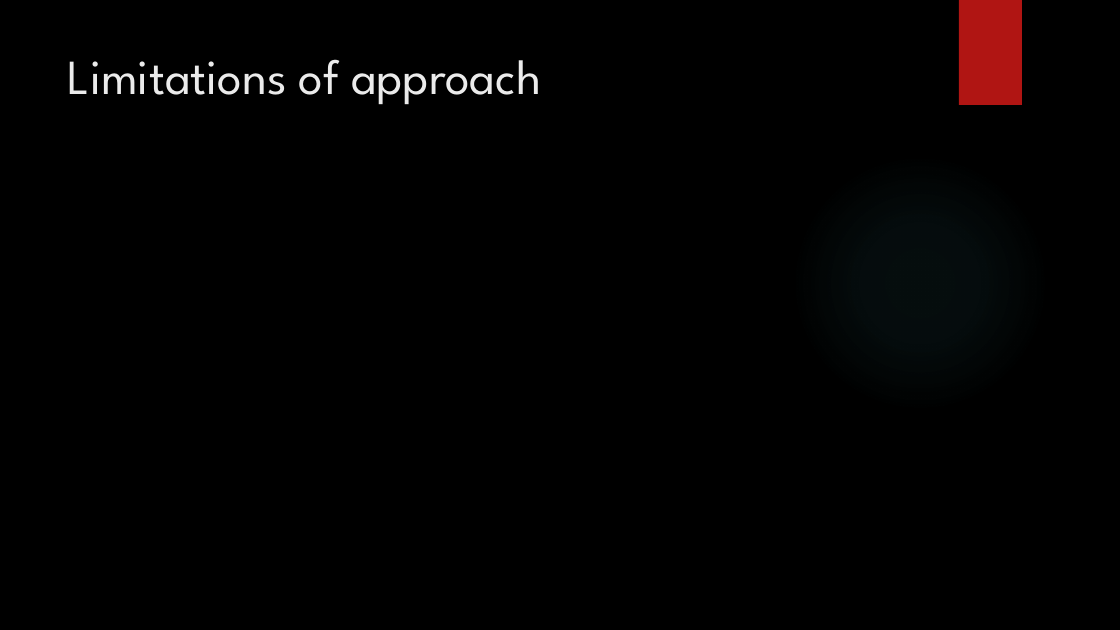
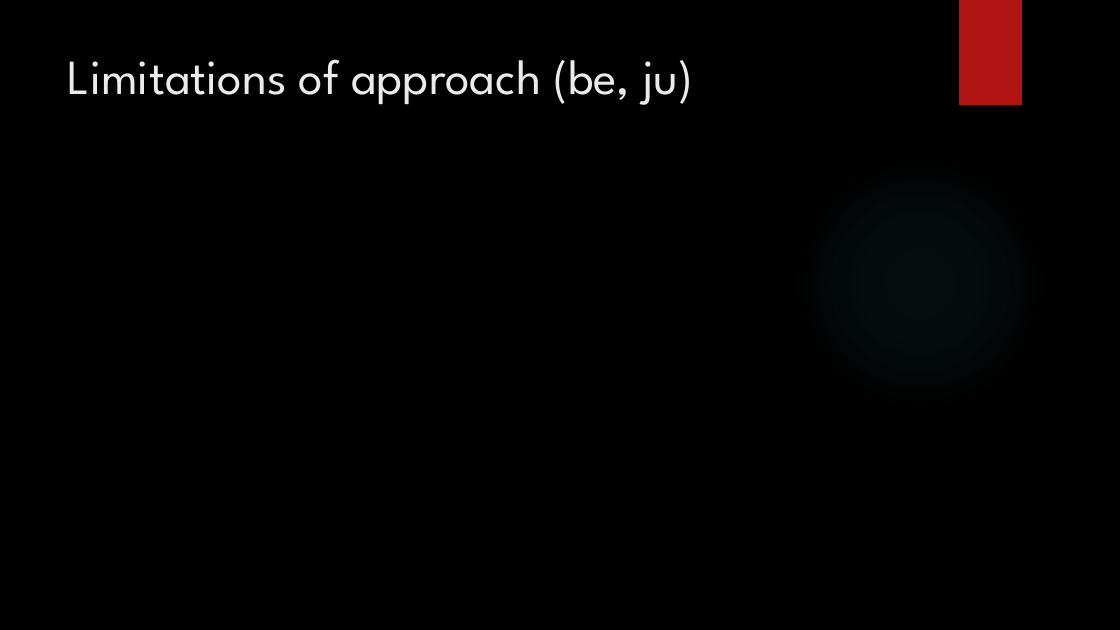
Before and after one commit to Beabir/TaskModule4_MNER, a slide deck: slide 24 of CAS NLP Module 4_jd_bb.pptx (slide 23 before the commit). Drawn at 1120x630 pixels with LibreOffice and Linux fonts; fonts in the diff are those of the drawing; background and template pictures are left out. Boxes give left, top, right and bottom in pixels: in the first picture for what was removed or moved away, otherwise in the second. Text is boxed around its words. In the diff, an @@ line names an element or a change of style, - is before the commit and + after.

```diff
--- a/CAS NLP Module 4_jd_bb.pptx
+++ b/CAS NLP Module 4_jd_bb.pptx
@@ title at (68,59,693,105): text changed @@
-Limitations of approach
+Limitations of approach (be, ju)
```
Also in this commit, not shown: 4 other slides changed, 1 slide added.
